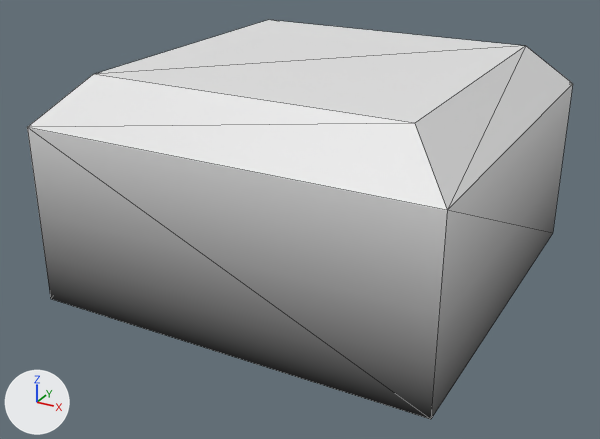
The glTF model models/tile_solid.glb, before and after one commit.
One viewpoint serves both versions: a 50 mm lens placed at (0.827, -1.615, 0.911), pointed at (-0.02, -0.073, 0.14). Lighting does not change. The marker at lower left points along +X, +Y and +Z. Mesh edges are drawn as thin lines. Vertices at the same position are counted once.

Before the edit, the objects in view are built like this:
```python
me_cube = bpy.data.meshes.new('Cube')
me_cube.from_pydata(...)  # 12 vertices, 18 faces; spans x -0.45..0.45, y -0.45..0.45, z 0.0..0.5
me_cube.materials.append(mat_material)
ob_cube = bpy.data.objects.new('Cube', me_cube)
ob_cube.location = (0.0, 0.0, 0.0)
```
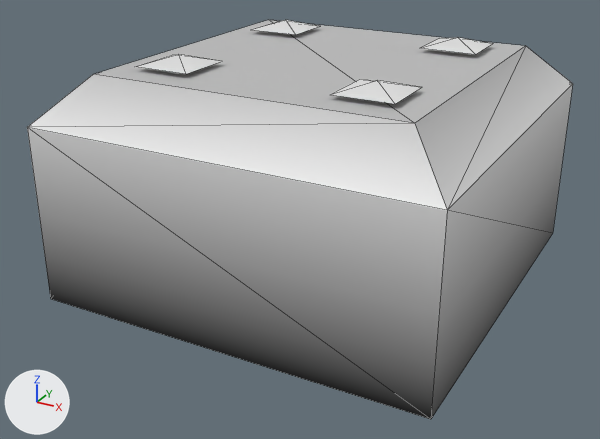
Commit message: worked on tile step logic and bridge tile

The change, as a diff of the scene's bpy script:
```diff
--- a/models/tile_solid.glb.py
+++ b/models/tile_solid.glb.py
@@ me_cube @@
 # used by ob_cube; location = (0.0, 0.0, 0.0)
-me_cube.from_pydata(...)  # 12 vertices, 18 faces; spans x -0.45..0.45, y -0.45..0.45, z 0.0..0.5
+me_cube.from_pydata(...)  # 32 vertices, 34 faces; spans x -0.45..0.45, y -0.45..0.45, z 0.0..0.53
+# me_cube part 1
+# 2 faces are deleted
+# 12 vertices are added at x -0.29..0.225, y -0.29..0.29, z 0.51..0.53
+# 8 new vertices lie (0.13, 0.0, 0.0) away from vertices in x -0.29..0.16, y -0.29..0.29, z 0.51
+# 18 new faces join them
+# me_cube part 2: 8 kept faces spanning x -0.45..0.45, y -0.45..0.45, z 0.4..0.5 get new vertex colours
 me_cube.materials.append(mat_material)
```

What differs and where, as boxes (x1, y1, x2, y2) in the pictures (600 x 439 px):
part 1 of me_cube, built on
    both: (94, 20, 525, 123)
part 2 of me_cube, recoloured
    both: (50, 46, 554, 181)
